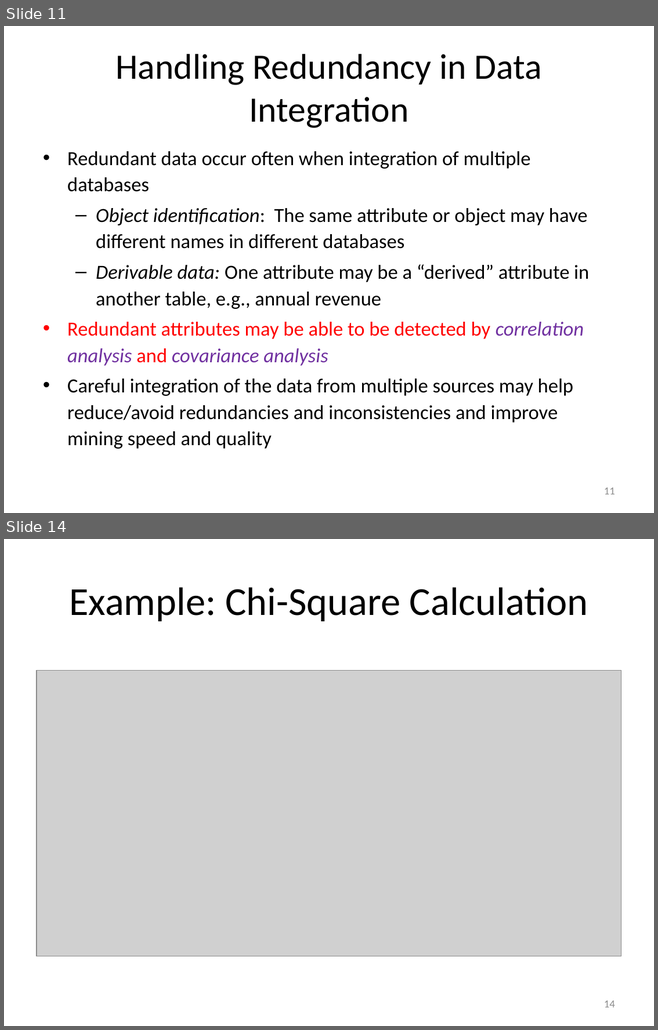
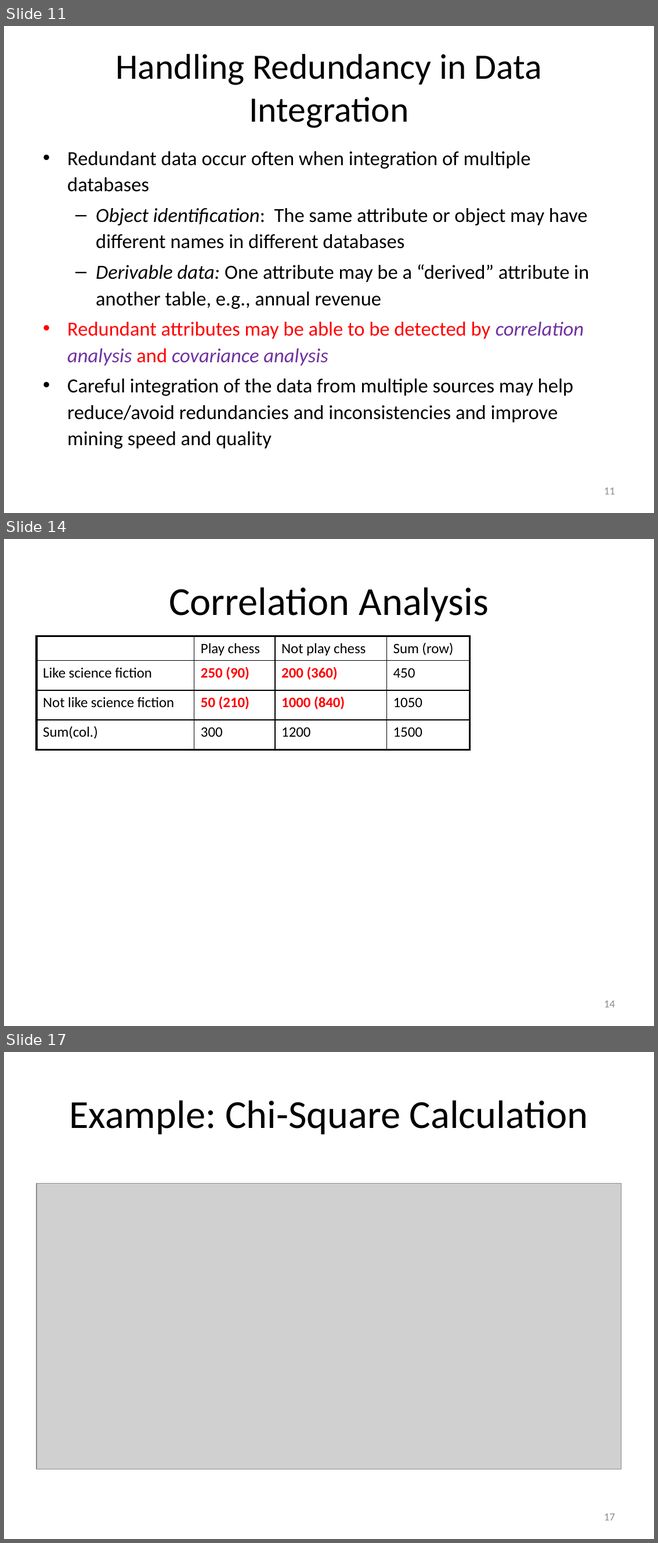
Before and after one commit to mjiang89/mjiang89.github.io, a slide deck: teaching/CS412Summer17-Chapter3.pptx. Shown one above the other, each under a label of ours: slides 11 and 14 before the commit, slides 11, 14 and 17 after it; the slides between them are not shown. The pictures are 658x1030 and 658x1543 pixels, drawn with LibreOffice and Linux fonts; fonts in the diff are those of the drawing; grey boxes stand for pictures. Boxes give left, top, right and bottom in pixels: in the first picture for what was removed or moved away, otherwise in the second. Text is boxed around its words. In the diff, an @@ line names an element or a change of style, - is before the commit and + after.

```diff
--- a/teaching/CS412Summer17-Chapter3.pptx
+++ b/teaching/CS412Summer17-Chapter3.pptx
@@ slide 14 added at (x1=4, y1=539, x2=654, y2=1026), background #FFFFFF @@
@@ title added at (x1=169, y1=587, x2=489, y2=621), 44 pt, text #000000 @@
+Correlation Analysis
@@ table added at (x1=36, y1=636, x2=470, y2=750), 4 rows, 4 columns @@
+ | Play chess | Not play chess | Sum (row)
+Like science fiction | 250 (90) | 200 (360) | 450
+Not like science fiction | 50 (210) | 1000 (840) | 1050
+Sum(col.) | 300 | 1200 | 1500
@@ page number added at (x1=604, y1=1001, x2=615, y2=1008), 12 pt, text #8C8C8C @@
+14
@@ what was slide 14 is now slide 17 @@
@@ page number at (x1=604, y1=1514, x2=615, y2=1521): text changed @@
-14
+17
```
Also in this commit, not shown: 9 slides changed, 3 other slides added, 2 other files.
